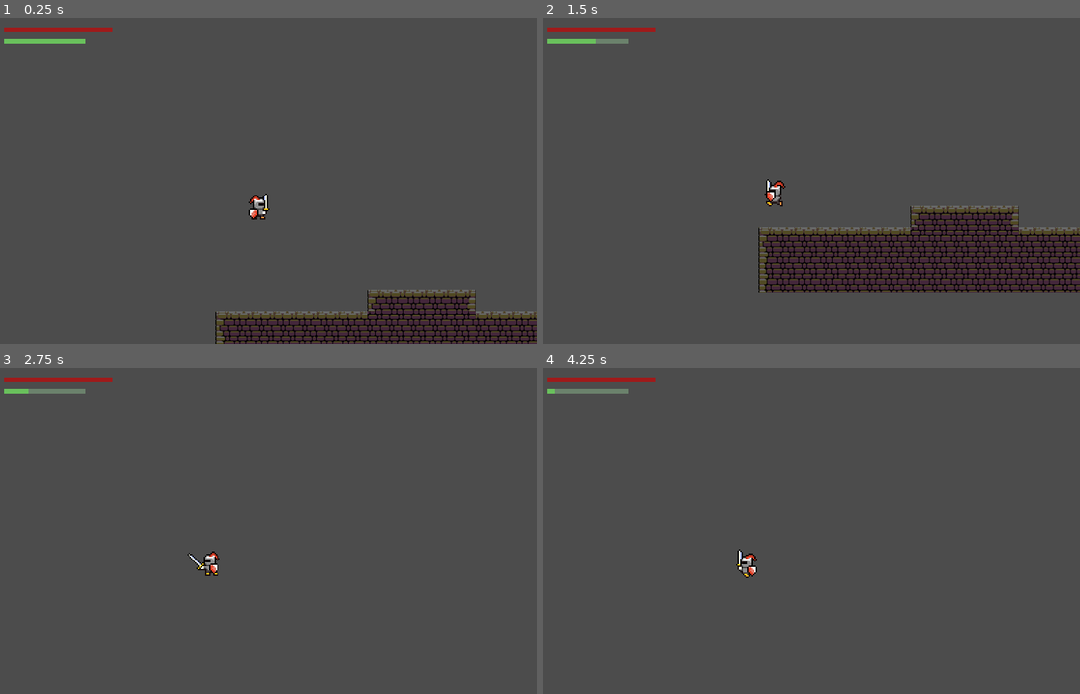
Above: before the commit, frames 1-4 (two rows, left to right).
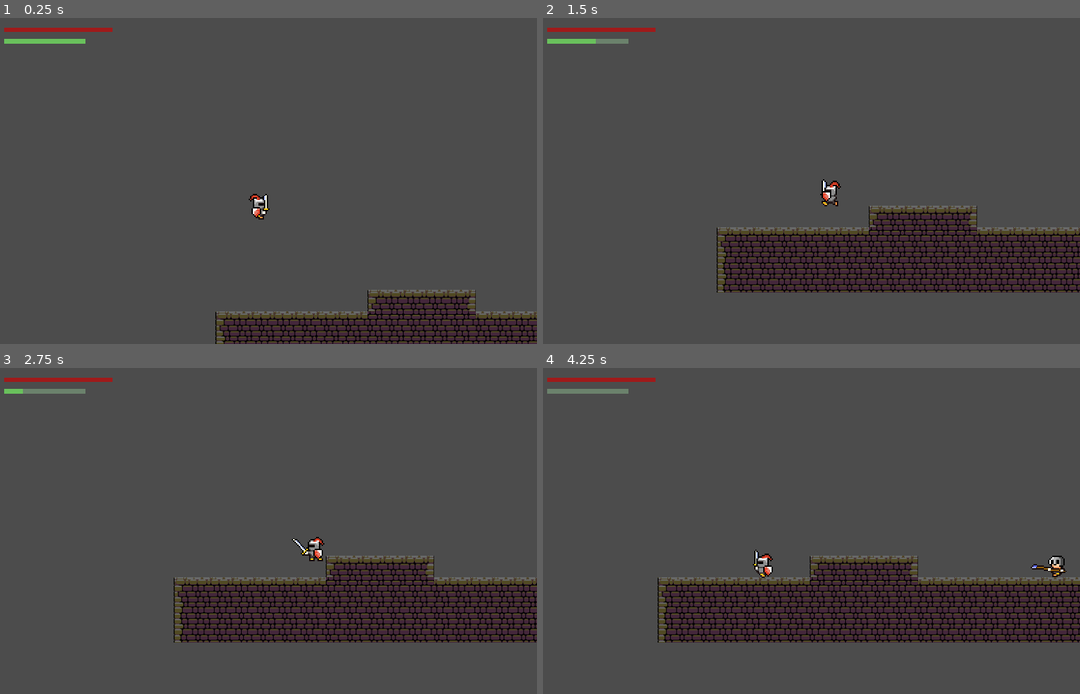
Above: after the commit, the same moments.

Repository: dim35/CEN3031-Project
Game: Godot game, scene res://environment_scenes/World.tscn
The game is run twice, just before and just after one commit, with the same random seed, the same clock (stepped at 60 frames per second) and the same inputs. This scene is started directly instead of the project's main scene.
Inputs:
- Up to frame 1 (0.25 s): no input
- Up to frame 2 (1.5 s): hold D (move_right) 0.53-1.28 s; hold X (attack) 0.53-1.28 s; tap Up (jump) at 0.77, 0.8, 1.07, 1.35 s; hold A (move_left) from 1.28 s (still down)
- Up to frame 3 (2.75 s): tap Up (jump) at 1.52, 1.82, 2.3 s; tap X (attack) at 1.55 s; release A (move_left) at 2.03 s; hold D (move_right) from 2.03 s (still down); hold X (attack) from 2.03 s (still down)
- Up to frame 4 (4.25 s): release X (attack) at 2.78 s; tap X (attack) at 2.85 s; tap Up (jump) at 3.02, 3.32, 3.6, 3.77, 4.07 s; release D (move_right) at 3.53 s; hold A (move_left) from 3.53 s (still down)

The runs differ from the first frame. In frame 1, 0.1% of the frame differs, in the area x 46-50%, y 53-62%; in frame 2, 7.3%; in frame 3, 15%; in frame 4, 17%, in the area x 0-100%, y 6-85%.

Commit message:
Player animation logic fixed

Diff:
--- a/entity_scenes/Player.gd
+++ b/entity_scenes/Player.gd
@@ -20,32 +20,36 @@
 
 	._physics_process(delta)
 
+	# TODO add "and stamina > 0" condition
+
 	# Player is moving left
-	if Input.is_action_pressed("move_left") and stamina > 0:
+	if Input.is_action_pressed("move_left"):
 		velocity.x = -speed
 		stamina -= 0.3
 
 	# Player is moving right
-	if Input.is_action_pressed("move_right") and stamina > 0:
+	if Input.is_action_pressed("move_right"):
 		velocity.x = speed
 		stamina -= 0.3
 
 	# Player is jumping
-	if Input.is_action_just_pressed("jump") and stamina > 0:
+	if Input.is_action_just_pressed("jump"):
 		if is_on_floor():
 			velocity.y = -1.5*speed
 			stamina -= 10
 
 	# Player is attacking
-	if Input.is_action_pressed("attack") and stamina > 0:
+	if Input.is_action_pressed("attack"):
 		update_state("attacking")
 		stamina -= 0.5
-		velocity.x = 0
 
 	# Walking
 	elif velocity.x != 0:
 		update_state("walking")
 		$Animations.flip_h = velocity.x < 0
+
+	elif !is_on_floor():
+		update_state("falling")
 
 	# Player is idle
 	else:
@@ -55,6 +59,7 @@
 
 
 
+
 	# Play whatever animation was set
 	$Animations.play()
 
--- a/entity_scenes/Player.tscn
+++ b/entity_scenes/Player.tscn
@@ -1,17 +1,17 @@
 [gd_scene load_steps=15 format=2]
 
 [ext_resource path="res://entity_scenes/Player.gd" type="Script" id=1]
-[ext_resource path="res://assets/animation_sprites/walking-0.png" type="Texture" id=2]
-[ext_resource path="res://assets/animation_sprites/walking-1.png" type="Texture" id=3]
-[ext_resource path="res://assets/animation_sprites/walking-2.png" type="Texture" id=4]
-[ext_resource path="res://assets/animation_sprites/walking-3.png" type="Texture" id=5]
-[ext_resource path="res://assets/animation_sprites/walking-4.png" type="Texture" id=6]
-[ext_resource path="res://assets/animation_sprites/walking-5.png" type="Texture" id=7]
-[ext_resource path="res://assets/animation_sprites/attacking-0.png" type="Texture" id=8]
-[ext_resource path="res://assets/animation_sprites/attacking-1.png" type="Texture" id=9]
-[ext_resource path="res://assets/animation_sprites/attacking-2.png" type="Texture" id=10]
-[ext_resource path="res://assets/animation_sprites/idle-1.png" type="Texture" id=11]
-[ext_resource path="res://assets/animation_sprites/idle-0.png" type="Texture" id=12]
+[ext_resource path="res://assets/animation_sprites/idle-1.png" type="Texture" id=2]
+[ext_resource path="res://assets/animation_sprites/idle-0.png" type="Texture" id=3]
+[ext_resource path="res://assets/animation_sprites/walking-0.png" type="Texture" id=4]
+[ext_resource path="res://assets/animation_sprites/walking-1.png" type="Texture" id=5]
+[ext_resource path="res://assets/animation_sprites/walking-2.png" type="Texture" id=6]
+[ext_resource path="res://assets/animation_sprites/walking-3.png" type="Texture" id=7]
+[ext_resource path="res://assets/animation_sprites/walking-4.png" type="Texture" id=8]
+[ext_resource path="res://assets/animation_sprites/walking-5.png" type="Texture" id=9]
+[ext_resource path="res://assets/animation_sprites/attacking-0.png" type="Texture" id=10]
+[ext_resource path="res://assets/animation_sprites/attacking-1.png" type="Texture" id=11]
+[ext_resource path="res://assets/animation_sprites/attacking-2.png" type="Texture" id=12]
 
 [sub_resource type="CapsuleShape2D" id=1]
 
@@ -22,19 +22,24 @@
 [sub_resource type="SpriteFrames" id=2]
 
 animations = [ {
-"frames": [ ExtResource( 2 ), ExtResource( 3 ), ExtResource( 4 ), ExtResource( 5 ), ExtResource( 6 ), ExtResource( 7 ) ],
+"frames": [ ExtResource( 2 ), ExtResource( 3 ) ],
+"loop": true,
+"name": "idle",
+"speed": 5.0
+}, {
+"frames": [ ExtResource( 4 ), ExtResource( 5 ), ExtResource( 6 ), ExtResource( 7 ), ExtResource( 8 ), ExtResource( 9 ) ],
 "loop": true,
 "name": "walking",
 "speed": 8.0
 }, {
-"frames": [ ExtResource( 8 ), ExtResource( 9 ), ExtResource( 10 ) ],
+"frames": [ ExtResource( 10 ), ExtResource( 11 ), ExtResource( 12 ) ],
 "loop": true,
 "name": "attacking",
 "speed": 6.0
 }, {
-"frames": [ ExtResource( 11 ), ExtResource( 12 ) ],
+"frames": [ ExtResource( 7 ) ],
 "loop": true,
-"name": "idle",
+"name": "falling",
 "speed": 5.0
 } ]
 
@@ -59,6 +64,7 @@
 
 frames = SubResource( 2 )
 animation = "idle"
+frame = 1
 playing = true
 _sections_unfolded = [ "Material", "Pause", "Transform", "Visibility", "Z Index" ]
 
